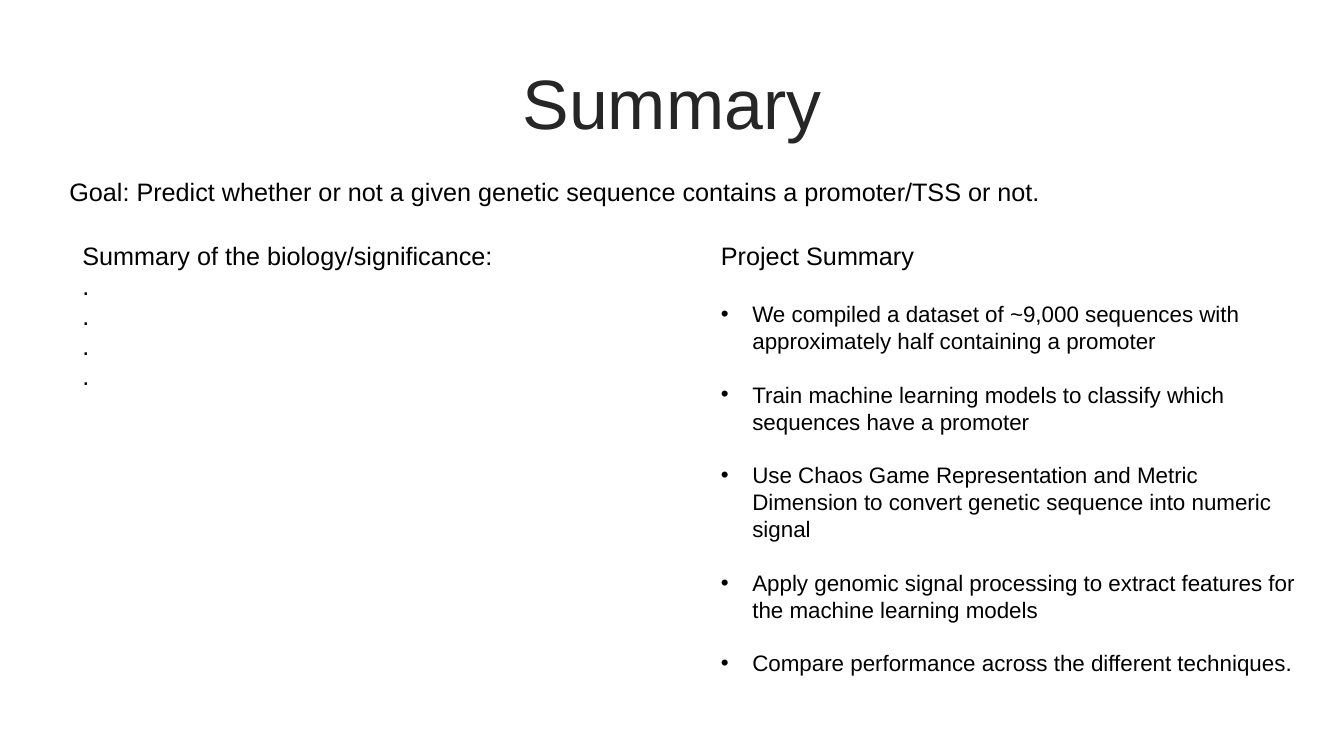
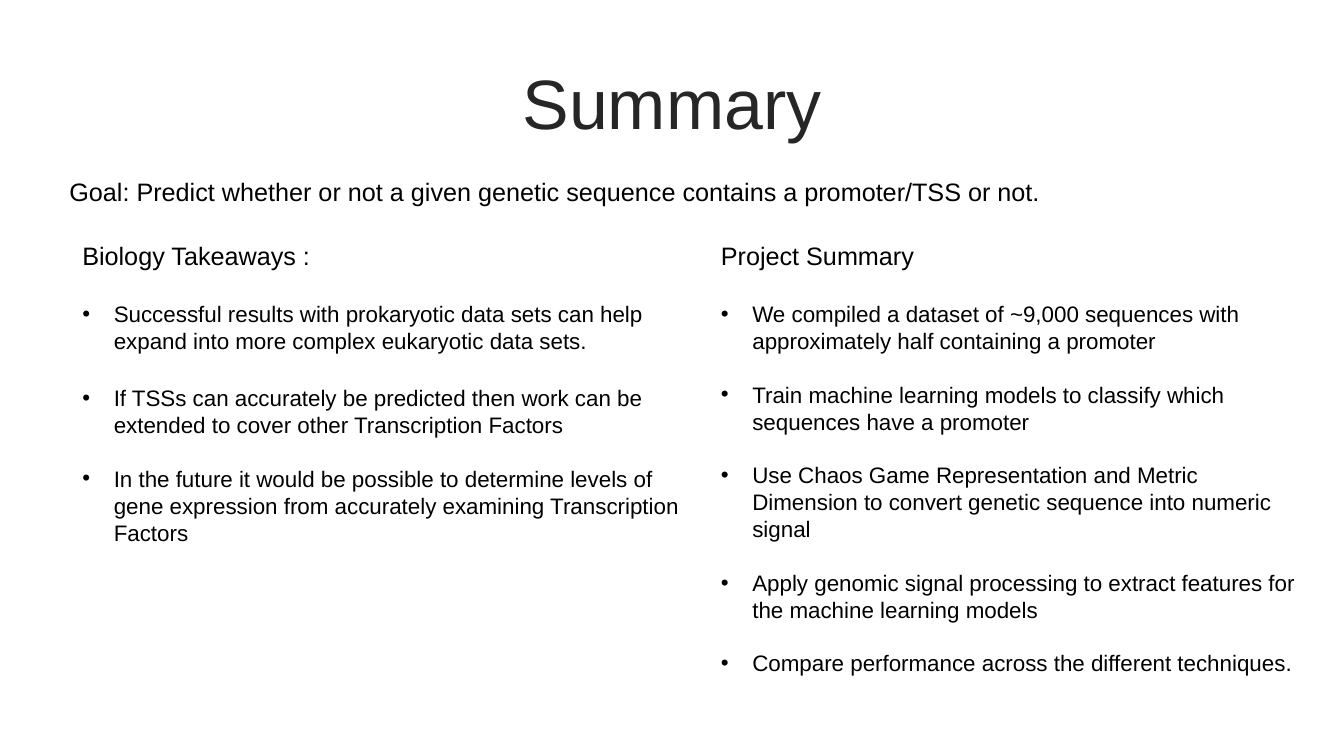
Before and after one commit to jokesire/CSCI4314_FinalProject, a slide deck: slide 17 of Presentation1.pptx. Drawn at 1344x756 pixels with LibreOffice and Linux fonts; fonts in the diff are those of the drawing. Boxes give left, top, right and bottom in pixels: in the first picture for what was removed or moved away, otherwise in the second. Text is boxed around its words. In the diff, an @@ line names an element or a change of style, - is before the commit and + after.

```diff
--- a/Presentation1.pptx
+++ b/Presentation1.pptx
@@ text at [82,246,678,542]: text changed; size 18 to 16 pt @@
-Summary of the biology/significance:
-.
-.
-.
-.
+Biology Takeaways :
+• Successful results with prokaryotic data sets can help expand into more complex eukaryotic data sets.
+• If TSSs can accurately be predicted then work can be extended to cover other Transcription Factors
+• In the future it would be possible to determine levels of gene expression from accurately examining Transcription Factors
```
Also in this commit, not shown: 2 other slides changed.
